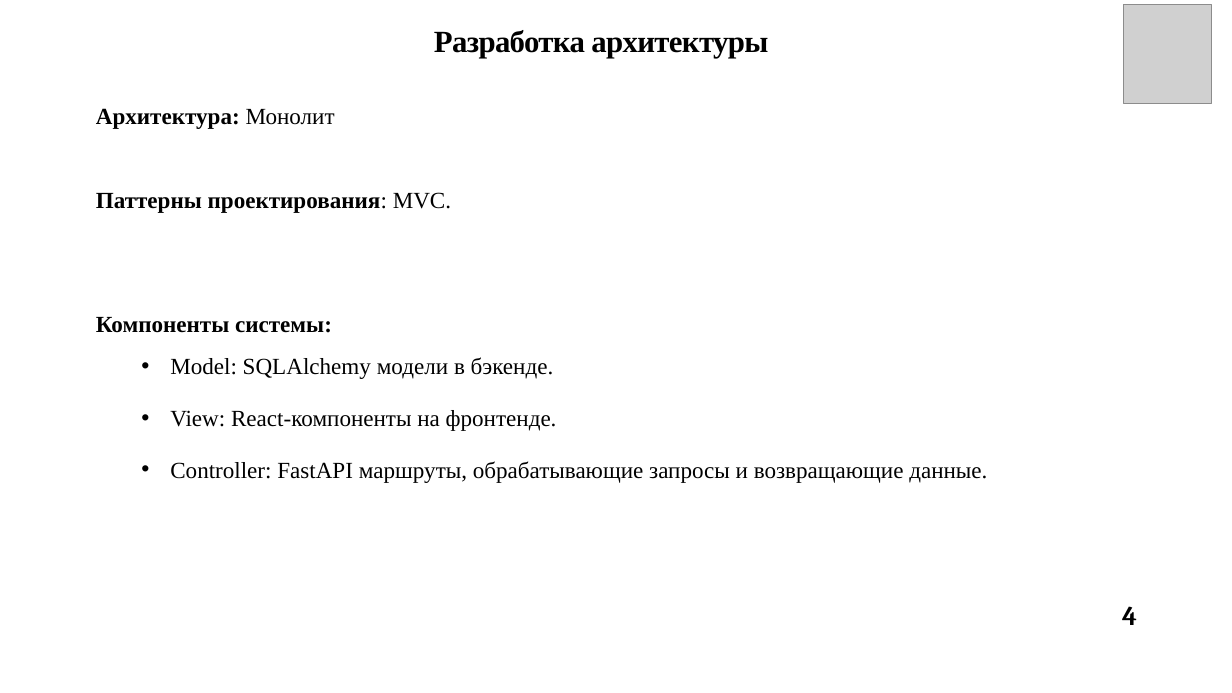
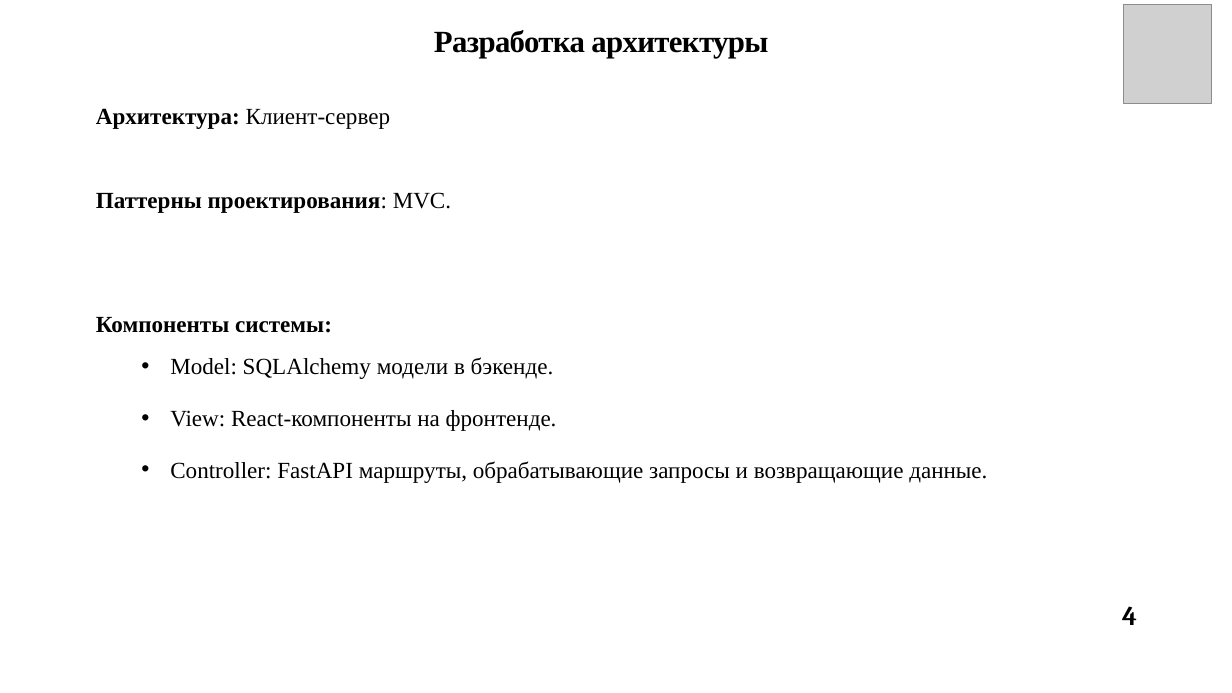
Before and after one commit to Shumila71/6th_term, a slide deck: slide 4 of Курсовая FAST API/Для отчета/ШумахерМЕ/Шумахер_ИКБО-20-22_презентация.pptx. Drawn at 1232x693 pixels with LibreOffice and Linux fonts; fonts in the diff are those of the drawing; grey boxes stand for pictures. Boxes give left, top, right and bottom in pixels: in the first picture for what was removed or moved away, otherwise in the second. Text is boxed around its words. In the diff, an @@ line names an element or a change of style, - is before the commit and + after.

```diff
--- a/Курсовая FAST API/Для отчета/ШумахерМЕ/Шумахер_ИКБО-20-22_презентация.pptx
+++ b/Курсовая FAST API/Для отчета/ШумахерМЕ/Шумахер_ИКБО-20-22_презентация.pptx
@@ text at (96,108,390,129): text changed; bold off @@
-Архитектура: Монолит
+Архитектура: Клиент-сервер
```
Also in this commit, not shown: 1 other slide changed, 17 other files.
